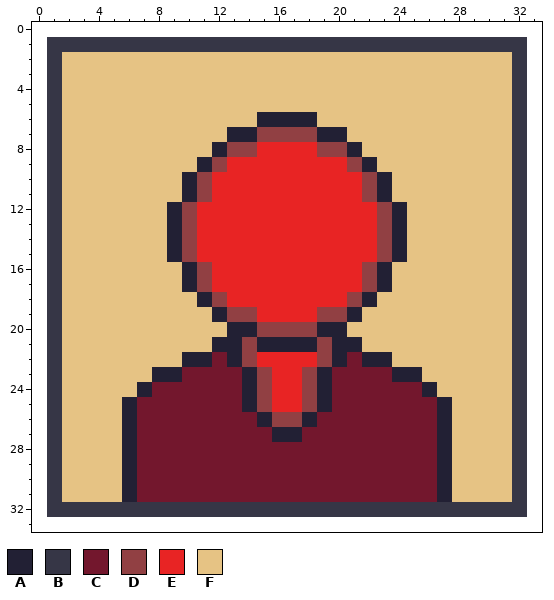
One commit to this pixel-art sprite: client/src/main/resources/assets/basic_red.png. This is how it looked before the edit.
The file is 320x320 pixels, drawn in blocks of 10x10; one block is one cell here. The old version is drawn lined up with the new one, on the new canvas.
Palette (. is transparent): A #222034  B #363646  C #73172d  D #914043  E #e82424  F #e6c384
Pixels before, first column x 1:
 1 BBBBBBBBBBBBBBBBBBBBBBBBBBBBBBBB
 2 BFFFFFFFFFFFFFFFFFFFFFFFFFFFFFFB
 3 BFFFFFFFFFFFFFFFFFFFFFFFFFFFFFFB
 4 BFFFFFFFFFFFFFFFFFFFFFFFFFFFFFFB
 5 BFFFFFFFFFFFFFFFFFFFFFFFFFFFFFFB
 6 BFFFFFFFFFFFFFAAAAFFFFFFFFFFFFFB
 7 BFFFFFFFFFFFAADDDDAAFFFFFFFFFFFB
 8 BFFFFFFFFFFADDEEEEDDAFFFFFFFFFFB
 9 BFFFFFFFFFADEEEEEEEEDAFFFFFFFFFB
10 BFFFFFFFFADEEEEEEEEEEDAFFFFFFFFB
11 BFFFFFFFFADEEEEEEEEEEDAFFFFFFFFB
12 BFFFFFFFADEEEEEEEEEEEEDAFFFFFFFB
13 BFFFFFFFADEEEEEEEEEEEEDAFFFFFFFB
14 BFFFFFFFADEEEEEEEEEEEEDAFFFFFFFB
15 BFFFFFFFADEEEEEEEEEEEEDAFFFFFFFB
16 BFFFFFFFFADEEEEEEEEEEDAFFFFFFFFB
17 BFFFFFFFFADEEEEEEEEEEDAFFFFFFFFB
18 BFFFFFFFFFADEEEEEEEEDAFFFFFFFFFB
19 BFFFFFFFFFFADDEEEEDDAFFFFFFFFFFB
20 BFFFFFFFFFFFAADDDDAAFFFFFFFFFFFB
21 BFFFFFFFFFFAADAAAADAAFFFFFFFFFFB
22 BFFFFFFFFAACADEEEEDACAAFFFFFFFFB
23 BFFFFFFAACCCCADEEDACCCCAAFFFFFFB
24 BFFFFFACCCCCCADEEDACCCCCCAFFFFFB
25 BFFFFACCCCCCCADEEDACCCCCCCAFFFFB
26 BFFFFACCCCCCCCADDACCCCCCCCAFFFFB
27 BFFFFACCCCCCCCCAACCCCCCCCCAFFFFB
28 BFFFFACCCCCCCCCCCCCCCCCCCCAFFFFB
29 BFFFFACCCCCCCCCCCCCCCCCCCCAFFFFB
30 BFFFFACCCCCCCCCCCCCCCCCCCCAFFFFB
31 BFFFFACCCCCCCCCCCCCCCCCCCCAFFFFB
32 BBBBBBBBBBBBBBBBBBBBBBBBBBBBBBBB
The result:
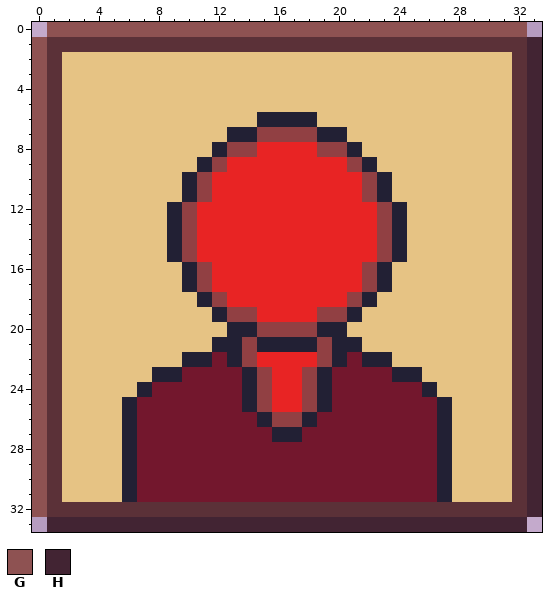
Colours new in this view: G #8e5252  H #422433
Difference:
canvas 32x32 -> 34x34, the old top-left corner now at 1,1
colour B: #363646 -> #5b3138
Changed rows in their new state; - is a pixel that keeps its letter.
first column x 0:
 0 -GGGGGGGGGGGGGGGGGGGGGGGGGGGGGGGG-
 1 G--------------------------------H
 2 G--------------------------------H
 3 G--------------------------------H
 4 G--------------------------------H
 5 G--------------------------------H
 6 G--------------------------------H
 7 G--------------------------------H
 8 G--------------------------------H
 9 G--------------------------------H
10 G--------------------------------H
11 G--------------------------------H
12 G--------------------------------H
13 G--------------------------------H
14 G--------------------------------H
15 G--------------------------------H
16 G--------------------------------H
17 G--------------------------------H
18 G--------------------------------H
19 G--------------------------------H
20 G--------------------------------H
21 G--------------------------------H
22 G--------------------------------H
23 G--------------------------------H
24 G--------------------------------H
25 G--------------------------------H
26 G--------------------------------H
27 G--------------------------------H
28 G--------------------------------H
29 G--------------------------------H
30 G--------------------------------H
31 G--------------------------------H
32 G--------------------------------H
33 -HHHHHHHHHHHHHHHHHHHHHHHHHHHHHHHH-
Where, in picture pixels (left, top, right, bottom), the same in both pictures:
changed: (32, 22, 542, 532)
